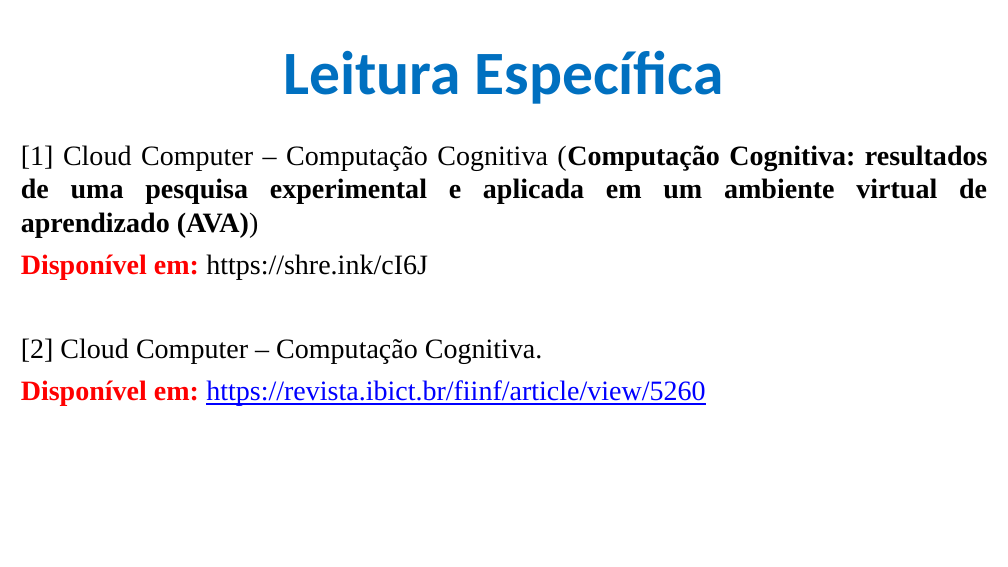
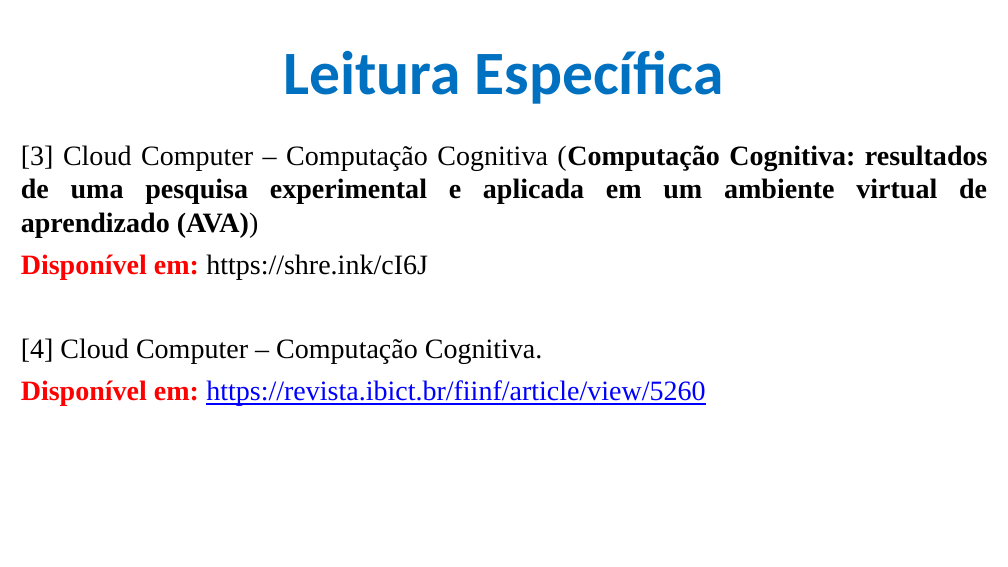
Before and after one commit to CloudEducationBrazil/WydenComputacaoNuvemWebServicesLinux, a slide deck: slide 10 of 01 Classes/Aula 02 - Computação em Nuvem e Web Services em Linux.pptx (slide 9 before the commit). Drawn at 1008x567 pixels with LibreOffice and Linux fonts; fonts in the diff are those of the drawing; background and template pictures are left out. Boxes give left, top, right and bottom in pixels: in the first picture for what was removed or moved away, otherwise in the second. Text is boxed around its words. In the diff, an @@ line names an element or a change of style, - is before the commit and + after.

Commit message:
aula 03 cloud computer 16032023

```diff
--- a/01 Classes/Aula 02 - Computação em Nuvem e Web Services em Linux.pptx
+++ b/01 Classes/Aula 02 - Computação em Nuvem e Web Services em Linux.pptx
@@ text at box(21, 145, 988, 238): text changed @@
-[1] Cloud Computer – Computação Cognitiva (Computação Cognitiva: resultados de uma pesquisa experimental e aplicada em um ambiente virtual de aprendizado (AVA))
+[3] Cloud Computer – Computação Cognitiva (Computação Cognitiva: resultados de uma pesquisa experimental e aplicada em um ambiente virtual de aprendizado (AVA))
@@ text at box(21, 338, 543, 364): text changed @@
-[2] Cloud Computer – Computação Cognitiva.
+[4] Cloud Computer – Computação Cognitiva.
```
Also in this commit, not shown: 4 other slides changed, 1 slide added, 1 slide removed, 1 other file.
